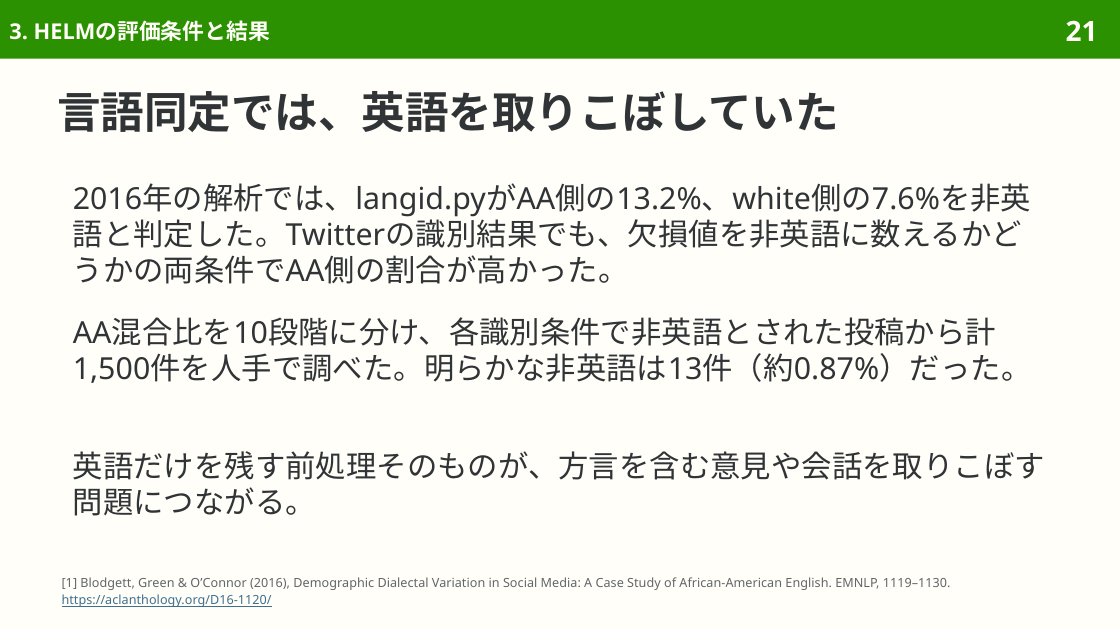
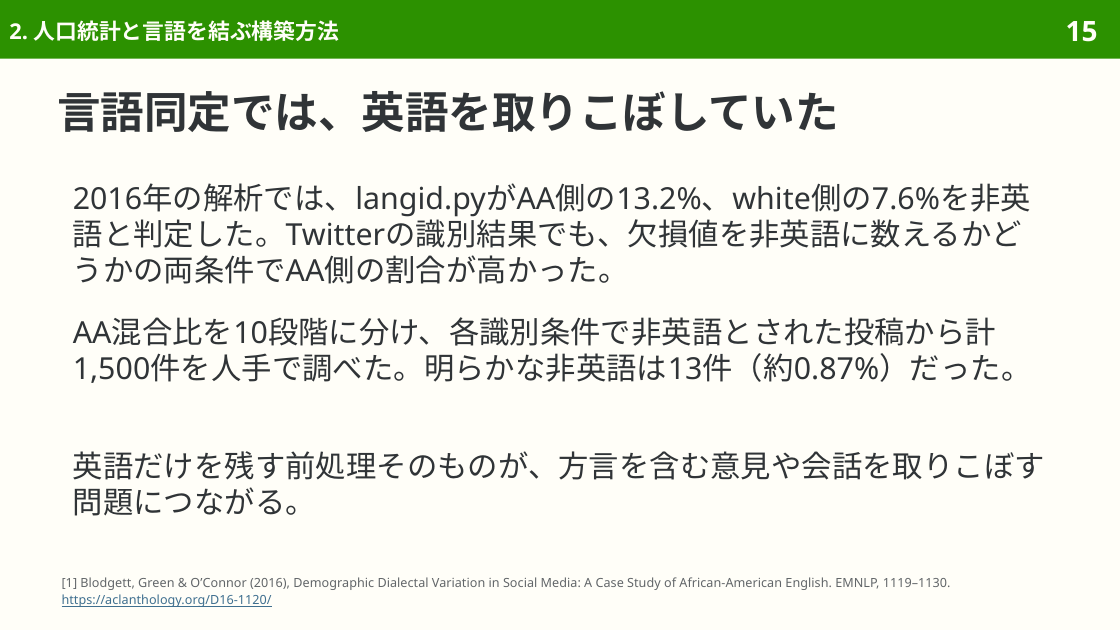
Before and after one commit to sasakiy84/datasets-in-10-minutes, a slide deck: slide 15 of slides/datasets-in-10-minutes-twitter-aae.pptx (slide 21 before the commit). Drawn at 1120x630 pixels with LibreOffice and Linux fonts; fonts in the diff are those of the drawing. Boxes give left, top, right and bottom in pixels: in the first picture for what was removed or moved away, otherwise in the second. Text is boxed around its words. In the diff, an @@ line names an element or a change of style, - is before the commit and + after.

```diff
--- a/slides/datasets-in-10-minutes-twitter-aae.pptx
+++ b/slides/datasets-in-10-minutes-twitter-aae.pptx
@@ title at <box>9,20,339,41</box>: text changed @@
-3. HELMの評価条件と結果
+2. 人口統計と言語を結ぶ構築方法
@@ page number at <box>1066,21,1098,42</box>: text changed @@
-21
+15
```
Also in this commit, not shown: 27 other slides changed, 12 slides removed, 46 other files.
